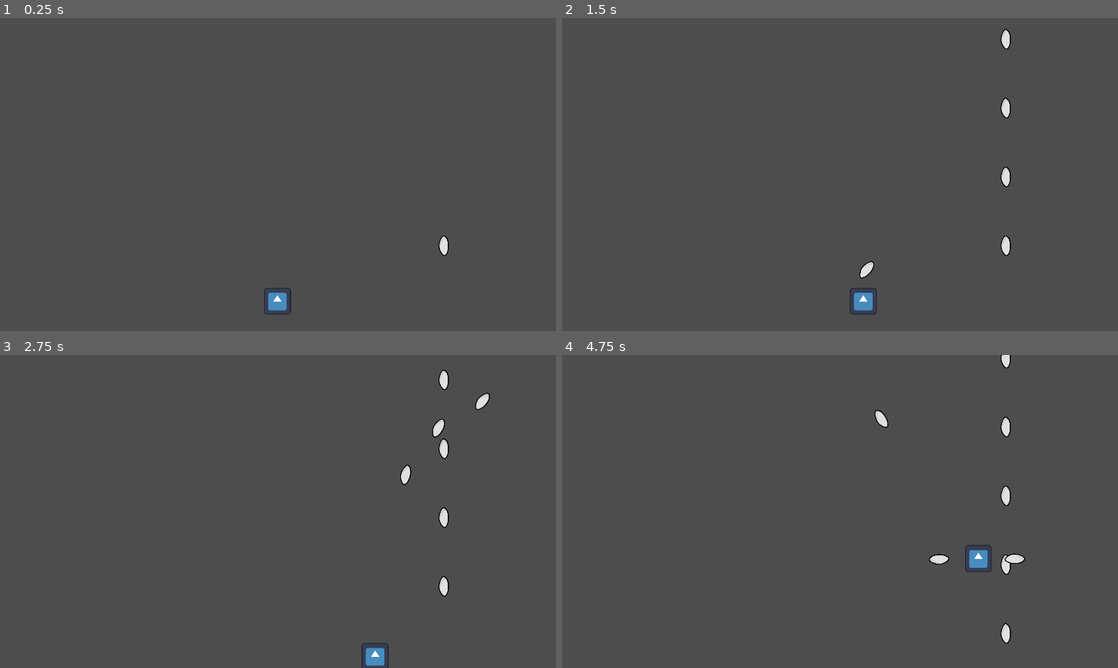
Above: before the commit, frames 1-4 (two rows, left to right).
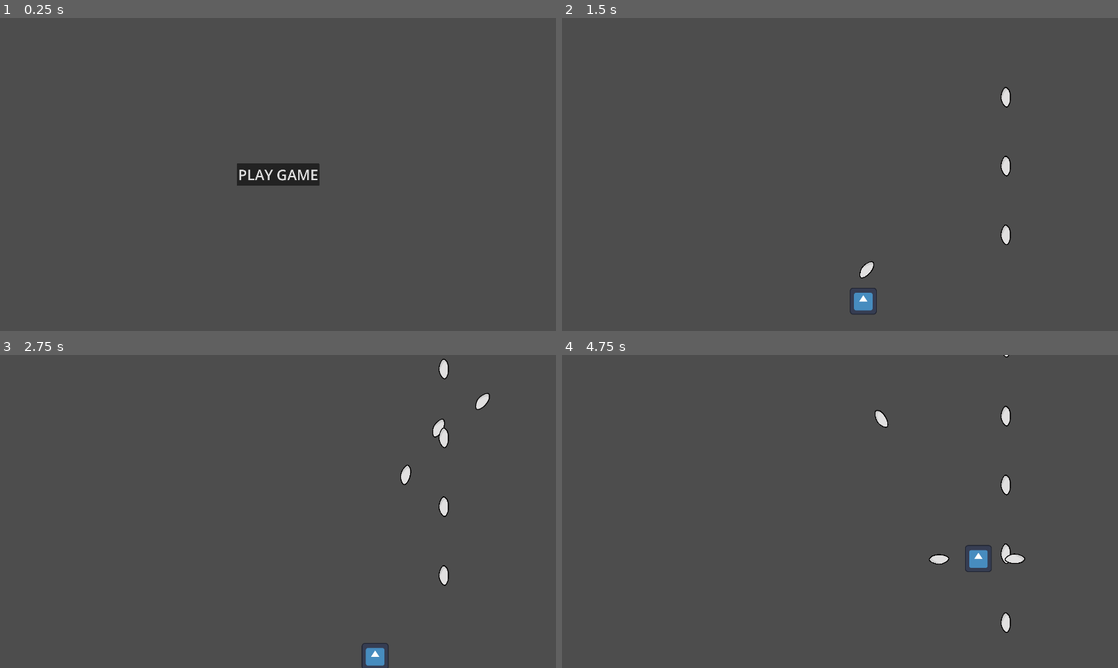
Above: after the commit, the same moments.

Repository: kaito002/bullet-hell-5
Game: Godot game, scene res://scenes/ui/main_menu.tscn
Same seed, same stepped clock (60 frames per second), same inputs: the game is played once before the commit and once after it. Before the commit the project starts from res://scenes/main.tscn. The engine's default icon, where the game draws it, is replaced by a stand-in: a white triangle on a blue panel in a dark square.
Inputs (mouse positions are in pixels of both pictures, inside the frame that each line leads up to):
- Up to frame 1 (0.25 s): no input
- Up to frame 2 (1.5 s): click (840, 174) at 0.5 s, where only the run after the commit has a clickable "PLAY GAME"; move the mouse to (962, 158) at 1.27 s; hold D (right) from 1.28 s (still down); hold Space (fire) from 1.28 s (still down)
- Up to frame 3 (2.75 s): move the mouse to (166, 527) at 2.02 s; release D (right) at 2.03 s; release Space (fire) at 2.03 s; hold S (down) from 2.03 s (still down); tap Space (fire) at 2.1 s
- Up to frame 4 (4.75 s): move the mouse to (895, 442) at 2.77 s; release S (down) at 2.78 s; hold D (right) 2.78-3.53 s; hold Space (fire) 2.78-3.53 s; move the mouse to (812, 574) at 3.52 s; hold W (up) 3.53-4.28 s; tap Space (fire) at 3.6 s; move the mouse to (1006, 558) at 4.27 s; hold A (left) from 4.28 s (still down); hold Space (fire) from 4.28 s (still down)

The runs differ from the first frame. In frame 1, 1.4% of the frame differs, in the area x 42-81%, y 46-95%; in frame 2, 0.5%; in frame 3, 0.5%; in frame 4, 0.6%.

Commit message:
WIP: Main menu

Diff:
--- a/project.godot
+++ b/project.godot
@@ -11,7 +11,7 @@
 [application]
 
 config/name="bullet-hell-5"
-run/main_scene="res://scenes/main.tscn"
+run/main_scene="res://scenes/ui/main_menu.tscn"
 config/features=PackedStringArray("4.2", "GL Compatibility")
 config/icon="res://assets/icon.svg"
 
--- /dev/null
+++ b/scenes/ui/Start Game Button.gd
@@ -0,0 +1,7 @@
+extends Button
+
+@export var game_scene: PackedScene
+
+
+func _on_pressed():
+	get_tree().change_scene_to_packed(game_scene)
--- /dev/null
+++ b/scenes/ui/main_menu.tscn
@@ -0,0 +1,31 @@
+[gd_scene load_steps=3 format=3 uid="uid://dyoevvxykhoi"]
+
+[ext_resource type="Script" path="res://scenes/ui/Start Game Button.gd" id="1_c58hu"]
+[ext_resource type="PackedScene" uid="uid://cy8yxfuap688r" path="res://scenes/main.tscn" id="2_5ouoy"]
+
+[node name="MainMenu" type="CanvasLayer"]
+
+[node name="VBoxContainer" type="VBoxContainer" parent="."]
+anchors_preset = 8
+anchor_left = 0.5
+anchor_top = 0.5
+anchor_right = 0.5
+anchor_bottom = 0.5
+offset_left = -20.0
+offset_top = -20.0
+offset_right = 20.0
+offset_bottom = 20.0
+grow_horizontal = 2
+grow_vertical = 2
+
+[node name="PanelContainer" type="PanelContainer" parent="VBoxContainer"]
+layout_mode = 2
+
+[node name="Start Game Button" type="Button" parent="VBoxContainer/PanelContainer"]
+layout_mode = 2
+theme_override_font_sizes/font_size = 50
+text = "PLAY GAME"
+script = ExtResource("1_c58hu")
+game_scene = ExtResource("2_5ouoy")
+
+[connection signal="pressed" from="VBoxContainer/PanelContainer/Start Game Button" to="VBoxContainer/PanelContainer/Start Game Button" method="_on_pressed"]
